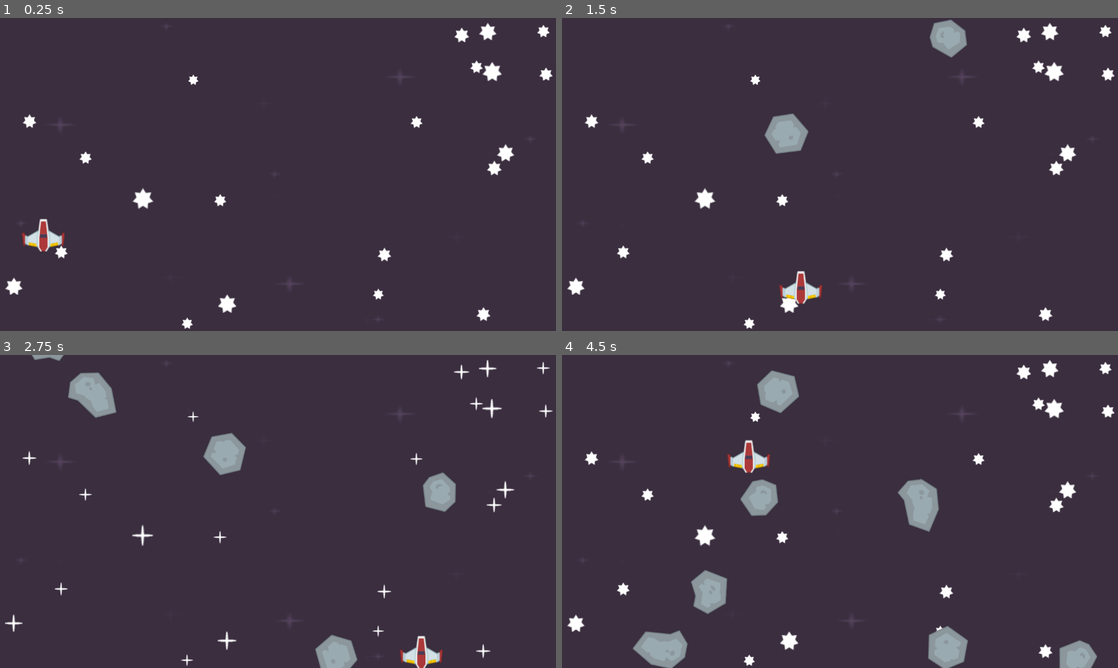
Above: before the commit, frames 1-4 (two rows, left to right).
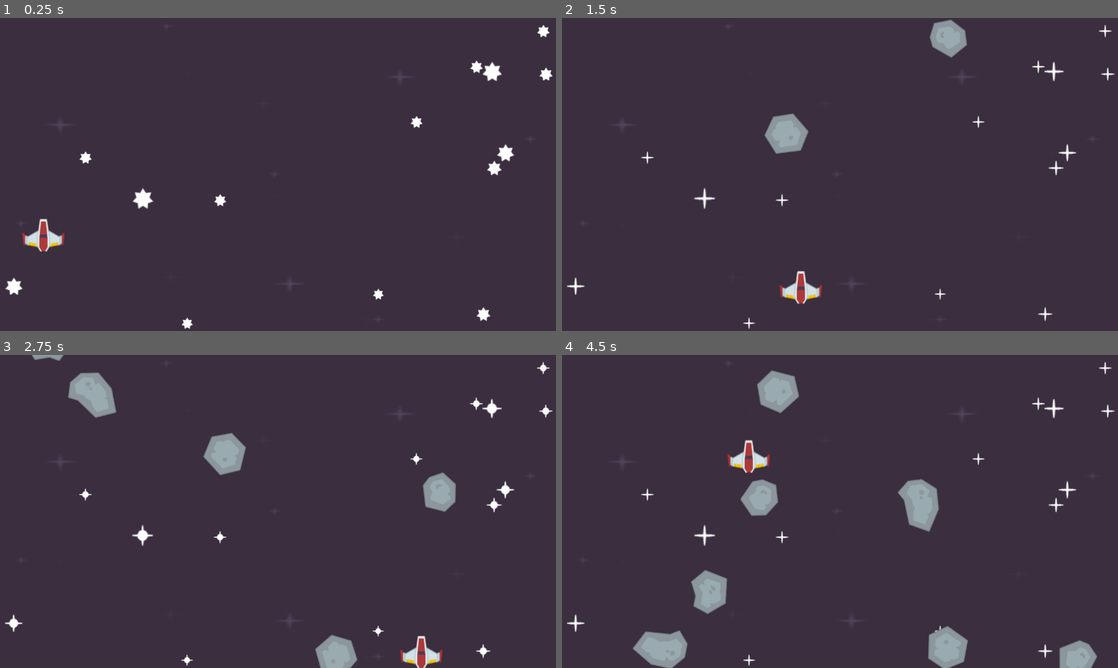
Above: after the commit, the same moments.

Repository: ericjohnadamos/space_shooter
Game: Godot game, scene res://Scene/level.tscn
Same seed, same stepped clock (60 frames per second), same inputs: the game is played once before the commit and once after it.
Inputs (mouse positions are in pixels of both pictures, inside the frame that each line leads up to):
- Up to frame 1 (0.25 s): no input
- Up to frame 2 (1.5 s): tap Enter at 0.5, 1.35 s; move the mouse to (962, 158) at 0.52 s; hold Right (right) 0.53-1.28 s; tap Space (shoot) at 0.6 s; click (962, 158) at 0.67 s; move the mouse to (728, 190) at 1.27 s; hold Down (down) from 1.28 s (still down)
- Up to frame 3 (2.75 s): move the mouse to (333, 442) at 2.02 s; release Down (down) at 2.03 s; hold Right (right) from 2.03 s (still down); tap F at 2.1 s
- Up to frame 4 (4.5 s): move the mouse to (812, 574) at 2.77 s; release Right (right) at 2.78 s; hold Up (up) 2.78-3.53 s; tap Space (shoot) at 2.85 s; click (812, 574) at 2.92 s; move the mouse to (1006, 558) at 3.52 s; hold Left (left) from 3.53 s (still down); tap Enter at 3.6 s; move the mouse to (673, 464) at 4.27 s; tap F at 4.35 s

The runs differ from the first frame. In frame 1, 0.5% of the frame differs, in the area x 4-90%, y 1-95%; in frame 2, 1.5%, in the area x 0-100%, y 1-100%; in frame 3, 0.6%; in frame 4, 1.5%.

Commit message:
Update the FPS for the star animations

Diff:
--- a/Scene/level.tscn
+++ b/Scene/level.tscn
@@ -21,7 +21,7 @@
 }],
 "loop": true,
 "name": &"default",
-"speed": 10.0
+"speed": 3.0
 }]
 
 [sub_resource type="RectangleShape2D" id="RectangleShape2D_doivj"]
@@ -43,128 +43,86 @@
 [node name="AnimatedSprite2D" type="AnimatedSprite2D" parent="Stars"]
 sprite_frames = SubResource("SpriteFrames_jn5mr")
 autoplay = "default"
-frame = 2
-frame_progress = 0.654904
+frame = 1
+frame_progress = 0.836014
 
 [node name="AnimatedSprite2D2" type="AnimatedSprite2D" parent="Stars"]
 sprite_frames = SubResource("SpriteFrames_jn5mr")
 autoplay = "default"
-frame = 2
-frame_progress = 0.654904
+frame = 1
+frame_progress = 0.836014
 
 [node name="AnimatedSprite2D3" type="AnimatedSprite2D" parent="Stars"]
 sprite_frames = SubResource("SpriteFrames_jn5mr")
 autoplay = "default"
-frame = 2
-frame_progress = 0.654904
+frame = 1
+frame_progress = 0.836014
 
 [node name="AnimatedSprite2D4" type="AnimatedSprite2D" parent="Stars"]
 sprite_frames = SubResource("SpriteFrames_jn5mr")
 autoplay = "default"
-frame = 2
-frame_progress = 0.654904
+frame = 1
+frame_progress = 0.836014
 
 [node name="AnimatedSprite2D5" type="AnimatedSprite2D" parent="Stars"]
 sprite_frames = SubResource("SpriteFrames_jn5mr")
 autoplay = "default"
-frame = 2
-frame_progress = 0.654904
+frame = 1
+frame_progress = 0.836014
 
 [node name="AnimatedSprite2D6" type="AnimatedSprite2D" parent="Stars"]
 sprite_frames = SubResource("SpriteFrames_jn5mr")
 autoplay = "default"
-frame = 2
-frame_progress = 0.654904
+frame = 1
+frame_progress = 0.836014
 
 [node name="AnimatedSprite2D7" type="AnimatedSprite2D" parent="Stars"]
 sprite_frames = SubResource("SpriteFrames_jn5mr")
 autoplay = "default"
-frame = 2
-frame_progress = 0.654904
+frame = 1
+frame_progress = 0.836014
 
 [node name="AnimatedSprite2D8" type="AnimatedSprite2D" parent="Stars"]
 sprite_frames = SubResource("SpriteFrames_jn5mr")
 autoplay = "default"
-frame = 2
-frame_progress = 0.654904
+frame = 1
+frame_progress = 0.836014
 
 [node name="AnimatedSprite2D9" type="AnimatedSprite2D" parent="Stars"]
 sprite_frames = SubResource("SpriteFrames_jn5mr")
 autoplay = "default"
-frame = 2
-frame_progress = 0.654904
+frame = 1
+frame_progress = 0.836014
 
 [node name="AnimatedSprite2D10" type="AnimatedSprite2D" parent="Stars"]
 sprite_frames = SubResource("SpriteFrames_jn5mr")
 autoplay = "default"
-frame = 2
-frame_progress = 0.654904
+frame = 1
+frame_progress = 0.836014
 
 [node name="AnimatedSprite2D11" type="AnimatedSprite2D" parent="Stars"]
 sprite_frames = SubResource("SpriteFrames_jn5mr")
 autoplay = "default"
-frame = 2
-frame_progress = 0.654904
+frame = 1
+frame_progress = 0.836014
 
 [node name="AnimatedSprite2D12" type="AnimatedSprite2D" parent="Stars"]
 sprite_frames = SubResource("SpriteFrames_jn5mr")
 autoplay = "default"
-frame = 2
-frame_progress = 0.654904
+frame = 1
+frame_progress = 0.836014
 
 [node name="AnimatedSprite2D13" type="AnimatedSprite2D" parent="Stars"]
 sprite_frames = SubResource("SpriteFrames_jn5mr")
 autoplay = "default"
-frame = 2
-frame_progress = 0.654904
+frame = 1
+frame_progress = 0.836014
 
 [node name="AnimatedSprite2D14" type="AnimatedSprite2D" parent="Stars"]
 sprite_frames = SubResource("SpriteFrames_jn5mr")
 autoplay = "default"
-frame = 2
-frame_progress = 0.654904
-
-[node name="AnimatedSprite2D15" type="AnimatedSprite2D" parent="Stars"]
-sprite_frames = SubResource("SpriteFrames_jn5mr")
-autoplay = "default"
-frame = 2
-frame_progress = 0.654904
-
-[node name="AnimatedSprite2D16" type="AnimatedSprite2D" parent="Stars"]
-sprite_frames = SubResource("SpriteFrames_jn5mr")
-autoplay = "default"
-frame = 2
-frame_progress = 0.654904
-
-[node name="AnimatedSprite2D17" type="AnimatedSprite2D" parent="Stars"]
-sprite_frames = SubResource("SpriteFrames_jn5mr")
-autoplay = "default"
-frame = 2
-frame_progress = 0.654904
-
-[node name="AnimatedSprite2D18" type="AnimatedSprite2D" parent="Stars"]
-sprite_frames = SubResource("SpriteFrames_jn5mr")
-autoplay = "default"
-frame = 2
-frame_progress = 0.654904
-
-[node name="AnimatedSprite2D19" type="AnimatedSprite2D" parent="Stars"]
-sprite_frames = SubResource("SpriteFrames_jn5mr")
-autoplay = "default"
-frame = 2
-frame_progress = 0.654904
-
-[node name="AnimatedSprite2D20" type="AnimatedSprite2D" parent="Stars"]
-sprite_frames = SubResource("SpriteFrames_jn5mr")
-autoplay = "default"
-frame = 2
-frame_progress = 0.654904
-
-[node name="AnimatedSprite2D21" type="AnimatedSprite2D" parent="Stars"]
-sprite_frames = SubResource("SpriteFrames_jn5mr")
-autoplay = "default"
-frame = 2
-frame_progress = 0.654904
+frame = 1
+frame_progress = 0.836014
 
 [node name="Player" parent="." instance=ExtResource("1_n8p45")]
 position = Vector2(587, 589)
